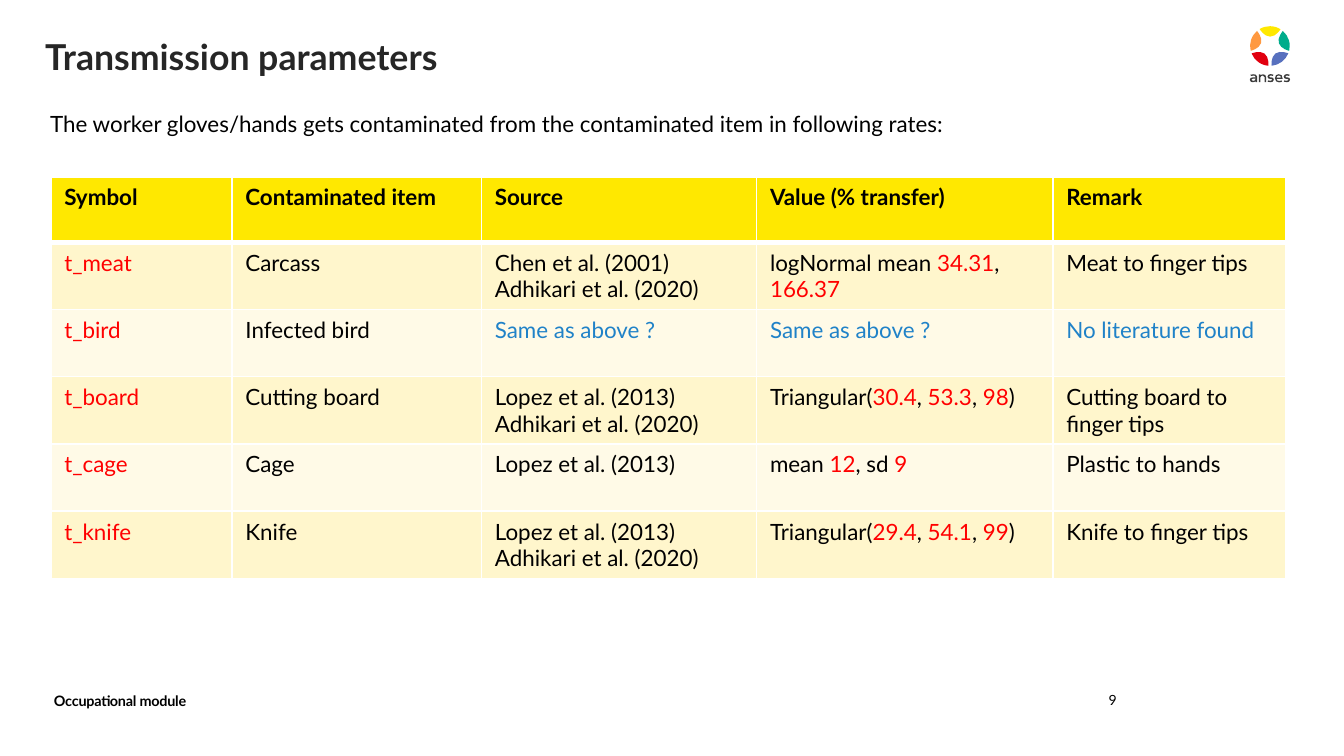
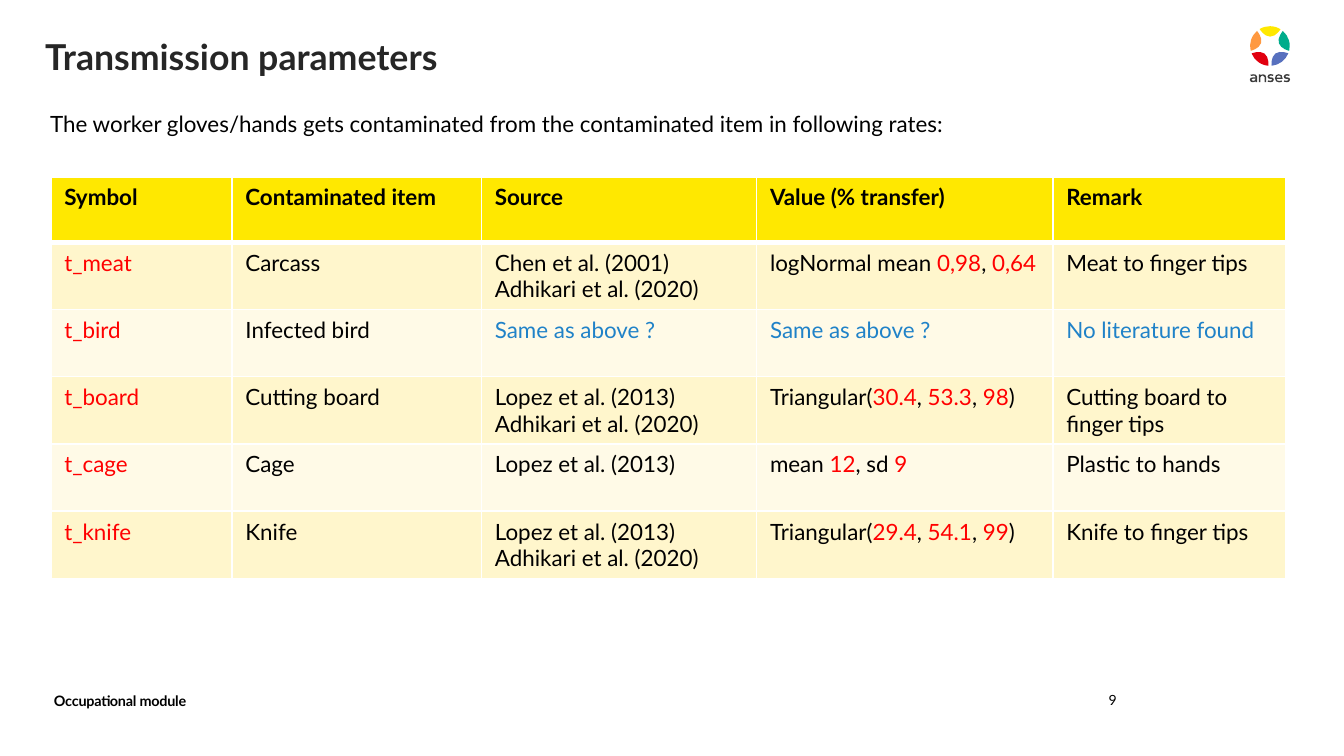
Before and after one commit to ENVIRE-JPIAMR/occupational-module, a slide deck: slide 9 of docs/draft.pptx. Drawn at 1344x756 pixels with LibreOffice and Linux fonts; fonts in the diff are those of the drawing. Boxes give left, top, right and bottom in pixels: in the first picture for what was removed or moved away, otherwise in the second. Text is boxed around its words. In the diff, an @@ line names an element or a change of style, - is before the commit and + after.

```diff
--- a/docs/draft.pptx
+++ b/docs/draft.pptx
@@ table at bbox=[51, 177, 1286, 579] @@
-row 2, column 4: logNormal mean 34.31, 166.37
+row 2, column 4: logNormal mean 0,98, 0,64
```
Also in this commit, not shown: 3 other slides changed, 5 other files.
